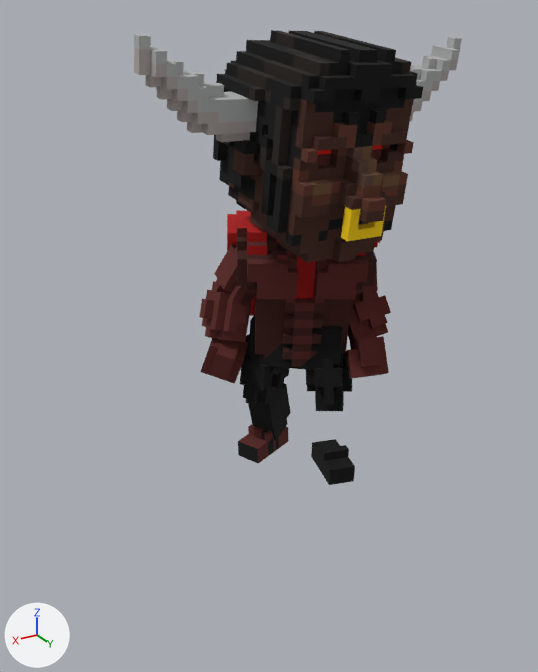
What one commit did to the glTF model public/Chan Long Him 2R01.gltf.
Both versions are drawn from a 50 mm camera at (42.5, 64.2, 48.6) aimed at (5.5, 2.5, 17.8). Every picture has the same lights, and +X, +Y and +Z are marked at lower left. Vertices at the same position are counted once.

In view in the first picture: 'Chest-Local', 'Head-Local', 'Hip-Local', 'Left_Arm-Local', 'Left_Foot-Local', 'Left_Forearm-Local', 'Left_Hand-Local', 'Left_Thigh-Local', 'Right_Arm-Local', 'Right_Foot-Local', 'Right_Forearm-Local', 'Right_Hand-Local', 'Right_Leg-Local', 'Right_Thigh-Local'.
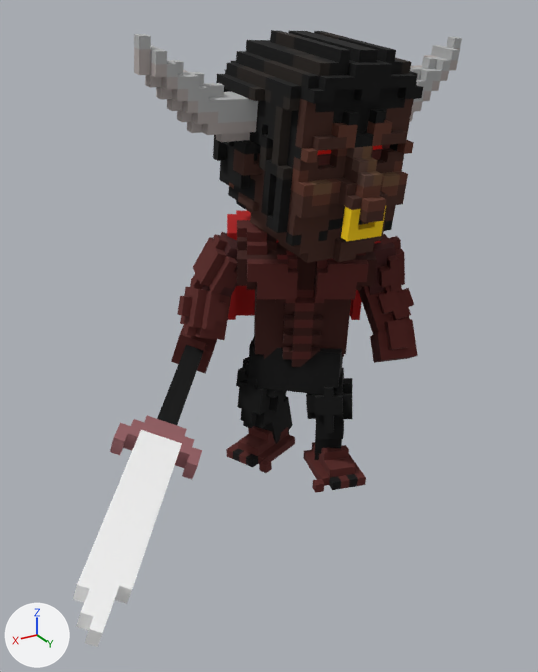
Boxes (x1, y1, x2, y2) around the edits, measured in the pictures (538 x 672 px):
'Right_Hand-Local', reshaped, moved: before (201, 338, 248, 384); after (73, 325, 217, 647)
'Hip-Local', moved: before (249, 314, 343, 370); after (248, 338, 343, 395)
'Right_Forearm-Local', moved: before (199, 281, 252, 342); after (177, 278, 231, 340)
'Left_Thigh-Local', moved: before (306, 351, 352, 411); after (306, 368, 353, 439)
'Right_Thigh-Local', moved: before (240, 334, 289, 405); after (236, 357, 287, 428)
'Left_Hand-Local', moved: before (344, 336, 389, 378); after (370, 319, 418, 363)
'Right_Arm-Local', moved: before (214, 244, 256, 302); after (191, 232, 240, 297)
'Left_Forearm-Local', moved: before (348, 291, 391, 343); after (358, 285, 414, 335)
'Left_Foot-Local', surface changed, reshaped (black to brown, 42% wider, 11% taller): before (311, 439, 355, 485); after (303, 442, 366, 493)
'Right_Foot-Local', reshaped (35% wider, 20% taller): before (238, 424, 289, 463); after (226, 426, 295, 473)
'Left_Arm-Local', moved: before (351, 264, 378, 301); after (368, 234, 405, 295)
'Right_Leg-Local', moved: before (248, 383, 291, 441); after (255, 397, 293, 444)
'Left_Leg-Local', now drawn: after (315, 430, 342, 460)
part 1 of me_chest_mesh, surface changed: (236, 210, 366, 298) in both
part 3 of me_rightfoot_mesh, built on: before (238, 428, 289, 463); after (226, 428, 295, 473)
part 4 of me_rightfoot_mesh, surface changed: (239, 426, 288, 449) in both
part 5 of me_leftfoot_mesh, built on: before (311, 443, 355, 485); after (303, 443, 366, 493)
part 6 of me_leftfoot_mesh, surface changed (black to brown): (312, 442, 355, 470) in both

Patch to the scene script:
```diff
--- a/public/Chan Long Him 2R01.gltf.py
+++ b/public/Chan Long Him 2R01.gltf.py
@@ mat_leftfoot_material @@
 n2 = _N.new('ShaderNodeTexImage'); n2.name = 'Image Texture'
-n2.image = img_image_27
+n2.image = img_image_29
 n2.interpolation = 'Closest'
@@ mat_leftfoot_material @@
 n4 = _N.new('ShaderNodeTexImage'); n4.name = 'Image Texture.001'
-n4.image = img_image_26
+n4.image = img_image_28
 n4.interpolation = 'Closest'
@@ mat_leftleg_material @@
+mat_leftleg_material = bpy.data.materials.new('LeftLeg-Material')
+# uses the picture img_image_26
+# uses the picture img_image_27
@@ me_chest_mesh @@
 me_chest_mesh.from_pydata(...)  # 571 vertices, 868 faces; spans x -8.0..8.0, y -7.0..7.0, z -8.0..7.0
 # used by ob_chest_local; parent = ob_chest_global; location = (0.0, 2.0, 4.0)
+# me_chest_mesh part 1: texture (UV) coordinates of 44 of 868 faces, centred in x -6.0..6.0, y -5.0..6.0, z -4.0..7.0, changed; they spanned u 0.28..0.78, v 0.5..1.0 and now span u 0.0..0.78, v 0.5..1.0
 me_chest_mesh.materials.append(mat_chest_material)
@@ me_righthand_mesh @@
 # used by ob_right_hand_local; parent = ob_right_hand_global; location = (3.5, 0.5, 11.0)
-me_righthand_mesh.from_pydata(...)  # 98 vertices, 144 faces; spans x -3.5..0.5, y -3.0..2.0, z -14.0..19.0
+me_righthand_mesh.from_pydata(...)  # 89 vertices, 130 faces; spans x -3.5..0.5, y -4.0..4.0, z -18.5..20.5
+# me_righthand_mesh part 2: 98 vertices removed from x -3.5..0.5, y -3.0..2.0, z -14.0..19.0; 89 vertices added at x -3.5..0.5, y -4.0..4.0, z -18.5..20.5
 me_righthand_mesh.materials.append(mat_righthand_material)
@@ me_rightfoot_mesh @@
 # used by ob_right_foot_local; parent = ob_right_foot_global; location = (0.0, -2.0, -0.5)
-me_rightfoot_mesh.from_pydata(...)  # 16 vertices, 24 faces; spans x -1.5..1.5, y -2.5..3.5, z -1.5..1.5
+me_rightfoot_mesh.from_pydata(...)  # 35 vertices, 56 faces; spans x -3.5..2.5, y -3.5..3.5, z -1.5..1.5
+# me_rightfoot_mesh part 3: 3 vertices removed from x -1.5..1.5, y -2.5..3.5, z -1.5; 22 vertices added at x -3.5..2.5, y -3.5..3.5, z -1.5..-0.5
+# me_rightfoot_mesh part 4: 14 kept faces spanning x -1.5..1.5, y -2.5..3.5, z 0.5..1.5 get new texture (UV) coordinates
 me_rightfoot_mesh.materials.append(mat_rightfoot_material)
@@ me_leftfoot_mesh @@
 # used by ob_left_foot_local; parent = ob_left_foot_global; location = (0.0, -2.0, -0.5)
-me_leftfoot_mesh.from_pydata(...)  # 16 vertices, 24 faces; spans x -1.5..1.5, y -2.5..3.5, z -1.5..1.5
+me_leftfoot_mesh.from_pydata(...)  # 35 vertices, 56 faces; spans x -2.5..3.5, y -3.5..3.5, z -1.5..1.5
+# me_leftfoot_mesh part 5: 3 vertices removed from x -1.5..1.5, y -2.5..3.5, z -1.5; 22 vertices added at x -2.5..3.5, y -3.5..3.5, z -1.5..-0.5
+# me_leftfoot_mesh part 6: 14 kept faces spanning x -1.5..1.5, y -2.5..3.5, z 0.5..1.5 get new texture (UV) coordinates
 me_leftfoot_mesh.materials.append(mat_leftfoot_material)
@@ me_leftleg_mesh @@
+me_leftleg_mesh.from_pydata(...)  # 32 vertices, 48 faces; spans x -1.5..1.5, y -1.5..2.5, z -3.5..3.5
+me_leftleg_mesh.materials.append(mat_leftleg_material)
@@ ob_hip_local @@
 ob_hip_local.parent = ob_hip_global
-ob_hip_local.location = (0.0, 0.0, -5.0)
+ob_hip_local.location = (0.0, 0.0, -7.777)
@@ ob_left_arm_local @@
 ob_left_arm_local.parent = ob_left_arm_global
-ob_left_arm_local.location = (-2.0, 0.0, 0.0)
+ob_left_arm_local.location = (-2.0, 0.0, 3.152)
@@ ob_left_forearm_local @@
 ob_left_forearm_local.parent = ob_left_forearm_global
-ob_left_forearm_local.location = (-2.0, 0.0, 0.0)
+ob_left_forearm_local.location = (-2.0, 0.0, 2.761)
@@ ob_left_hand_local @@
 ob_left_hand_local.parent = ob_left_hand_global
-ob_left_hand_local.location = (-5.0, 0.5, 0.0)
+ob_left_hand_local.location = (-3.551, -2.9, 0.0)
@@ ob_right_arm_local @@
 ob_right_arm_local.parent = ob_right_arm_global
-ob_right_arm_local.location = (2.0, 0.0, 0.0)
+ob_right_arm_local.location = (2.0, 0.0, 2.744)
@@ ob_right_forearm_local @@
 ob_right_forearm_local.parent = ob_right_forearm_global
-ob_right_forearm_local.location = (2.0, 0.0, 0.0)
+ob_right_forearm_local.location = (2.0, 0.0, 2.652)
@@ ob_right_hand_local @@
 ob_right_hand_local.parent = ob_right_hand_global
-ob_right_hand_local.location = (3.5, 0.5, 11.0)
+ob_right_hand_local.location = (3.5, -2.916, -17.5)
@@ ob_right_thigh_local @@
 ob_right_thigh_local.parent = ob_right_thigh_global
-ob_right_thigh_local.location = (0.0, 0.0, -3.5)
+ob_right_thigh_local.location = (0.0, 0.0, -6.368)
@@ ob_right_leg_local @@
 ob_right_leg_local.parent = ob_right_leg_global
-ob_right_leg_local.location = (0.0, 0.0, -2.5)
+ob_right_leg_local.location = (0.0, 0.0, -4.725)
@@ ob_left_thigh_local @@
 ob_left_thigh_local.parent = ob_left_thigh_global
-ob_left_thigh_local.location = (0.0, 0.0, -3.5)
+ob_left_thigh_local.location = (0.0, 0.0, -6.666)
@@ ob_left_leg_local @@
-ob_left_leg_local = bpy.data.objects.new('Left_Leg-Local', None)
+ob_left_leg_local = bpy.data.objects.new('Left_Leg-Local', me_leftleg_mesh)
 ob_left_leg_local.parent = ob_left_leg_global
```
